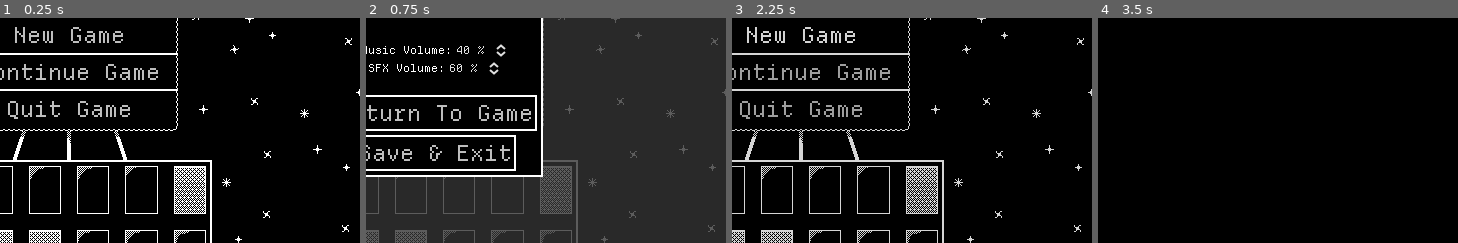
Above: before the commit, frames 1-4 (left to right).
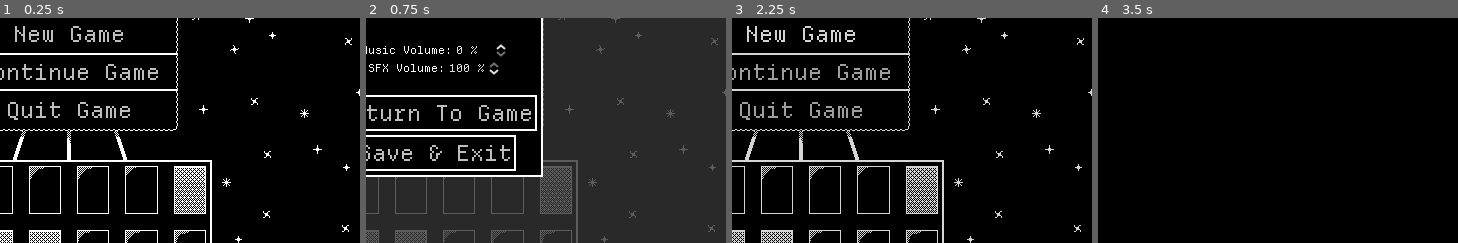
Above: after the commit, the same moments.

Repository: GemDust0/TooBigToFail
Game: Godot game, scene res://Scenes/TitleScreen.tscn
Two runs of this game, one before a commit and one after it. Both use one fixed random seed, a clock stepped at 60 frames per second and the inputs below.
Inputs (mouse positions are % of the whole screen's width and height, from its top left):
- Up to frame 1 (0.25 s): no input
- Up to frame 2 (0.75 s): click (4, 94) at 0.5 s
- Up to frame 3 (2.25 s): click "Return To Game" at 1.25 s; click "New Game" at 2 s
- Up to frame 4 (3.5 s): tap Enter (enter) at 2.75 s; move the mouse to (72, 45) at 2.77 s; hold Enter (enter) from 2.78 s (still down); click (72, 45) at 3.05 s
The pictures show only the part of the screen within x 40-90%, y 38-88%; the shares and areas given below are measured in that part.

The runs differ from the first frame. In frame 1, 0.6% of the frame differs, in the area x 2-37%, y 3-46%; in frame 2, 0.2%; in frame 3, 0.6%; in frame 4, nothing differs.

Commit message:
More SFX

Diff:
--- a/Scenes/EmployeeSequence.tscn
+++ b/Scenes/EmployeeSequence.tscn
@@ -26,6 +26,7 @@
 theme_override_font_sizes/font_size = 22
 text = "Submit
 "
+metadata/_edit_use_anchors_ = true
 
 [node name="HUD" type="TileMapLayer" parent="." unique_id=1897598126]
 tile_map_data = PackedByteArray("AACPAAMAAAACAAEAAACPAAIAAAACAAEAAACPAAEAAAACAAEAAACPAAAAAAACAAAAAACOAAMAAAABAAEAAACOAA …(18352 unchanged characters)…
@@ -40,6 +41,7 @@
 text = "100%"
 horizontal_alignment = 2
 vertical_alignment = 1
+metadata/_edit_use_anchors_ = true
 
 [node name="PerformanceIcon" type="Sprite2D" parent="HUD" unique_id=613130845]
 position = Vector2(645, 20)
@@ -54,8 +56,10 @@
 theme_override_font_sizes/font_size = 22
 text = "Daily Quota: 0/4"
 vertical_alignment = 1
+metadata/_edit_use_anchors_ = true
 
 [node name="TransitionObject" parent="." unique_id=1894568809 instance=ExtResource("7_1ws3y")]
+metadata/_edit_use_anchors_ = true
 
 [node name="GameMenu" parent="." unique_id=873510849 instance=ExtResource("8_s7mt1")]
 anchors_preset = 2
@@ -67,5 +71,6 @@
 offset_bottom = -48.0
 grow_horizontal = 1
 grow_vertical = 0
+metadata/_edit_use_anchors_ = true
 
 [connection signal="pressed" from="Submit" to="." method="_on_submit_pressed"]
--- a/Scenes/TitleScreen.tscn
+++ b/Scenes/TitleScreen.tscn
@@ -38,16 +38,18 @@
 offset_bottom = 57.0
 grow_horizontal = 2
 grow_vertical = 2
-theme_override_constants/separation = 9
+theme_override_constants/separation = 0
 alignment = 1
 
 [node name="NewGame" type="Button" parent="CanvasLayer/VBoxContainer" unique_id=489960652]
+custom_minimum_size = Vector2(0, 38)
 layout_mode = 2
 size_flags_vertical = 0
 theme_override_font_sizes/font_size = 22
 text = "New Game"
 
 [node name="ContinueGame" type="Button" parent="CanvasLayer/VBoxContainer" unique_id=656783921]
+custom_minimum_size = Vector2(0, 38)
 layout_mode = 2
 size_flags_vertical = 4
 theme_override_font_sizes/font_size = 22
@@ -55,6 +57,7 @@
 text = "Continue Game"
 
 [node name="ExitGame" type="Button" parent="CanvasLayer/VBoxContainer" unique_id=1492597337]
+custom_minimum_size = Vector2(0, 38)
 layout_mode = 2
 size_flags_vertical = 8
 theme_override_font_sizes/font_size = 22
--- a/Scripts/AudioPlayer.gd
+++ b/Scripts/AudioPlayer.gd
@@ -4,7 +4,7 @@
 var default_volume: int = 2
 
 var max_sfx_volume: int = 4
-var cur_sfx_volume: float = 2
+var cur_sfx_volume: float = linear_to_db(2)
 
 func _ready() -> void:
 	process_mode = Node.PROCESS_MODE_ALWAYS
--- /dev/null
+++ b/Scripts/ButtonPress.gd
@@ -0,0 +1,14 @@
+extends AudioStreamPlayer
+
+func _ready() -> void:
+	stream = AudioStreamWAV.load_from_file("res://Assets/380145__yottasounds__computer-keyboard-single-key-type-5-shift.wav")
+
+func play_sound(variation: float=0.1, base: float=1.0, start_time:float=0.05) -> void:
+	pitch_scale = randf() * variation + base
+	volume_db = AudioPlayer.cur_sfx_volume
+	play(start_time)
+
+func bind_button(button: BaseButton, variation: float=0.1, base: float=1.1, start_time:float=0.07) -> void:
+	var function: Callable = play_sound.bind(variation, base, start_time)
+	button.mouse_entered.connect(function)
+	button.button_down.connect(function)
--- a/Scripts/CodeEditor.gd
+++ b/Scripts/CodeEditor.gd
@@ -6,14 +6,17 @@
 var prevText: String = ""
 var prevColumn: int = 0
 var isFocused: bool
+var play_sound: bool = false
 
 @onready var previewNode: RichTextLabel = $Preview
 @onready var initialText: String = tabs_to_spaces(previewNode.text)
 @onready var inputNode: CodeEdit = $Preview/Input
+@onready var gameMenu: GameMenu = $"../GameMenu"
 
 func _ready() -> void:
 	focus()
 	inputNode.size.x += inputNode.position.x + 5
+	gameMenu.closed.connect(focus)
 
 func focus() -> void:
 	isFocused = true
@@ -46,6 +49,9 @@
 		inputNode.set_caret_line(caret_line)
 		inputNode.set_caret_column(prevColumn)
 		return
+
+	if play_sound:
+		ButtonPress.play_sound(0.2, 1.1, 0.07)
 
 	previewNode.clear()
 	previewNode.append_text("[color=#%s]" % untypedCol)
@@ -93,11 +99,13 @@
 	prevColumn = inputNode.get_caret_column()
 
 func change_code(new_code: String) -> void:
+	play_sound = false
 	prevText = ""
 	prevColumn = 0
 	initialText = tabs_to_spaces(new_code)
 	inputNode.text = ""
 	_on_input_text_changed()
+	play_sound = true
 
 func get_correctness() -> float:
 	if inputNode.text.length() == 0:
--- a/Scripts/CorporateSim.gd
+++ b/Scripts/CorporateSim.gd
@@ -25,6 +25,9 @@
 	instance = self
 
 func _ready() -> void:
+	ButtonPress.bind_button($UI/TargetReached/ButtonMargin/ButtonMargin/Confirm)
+	ButtonPress.bind_button($UI/RelicUnlock/ButtonMargin/VBoxContainer/ButtonMargin/ButtonMargin/RelicConfirm)
+	ButtonPress.bind_button(%HandInTargetButton)
 	SaveManager.save_node = self
 	if SaveManager.loaded:
 		money = 0
--- a/Scripts/Dialogue.gd
+++ b/Scripts/Dialogue.gd
@@ -63,4 +63,5 @@
 	elif character in [".", "?", "!", ","]:
 		period_timer.start()
 	else:
+		ButtonPress.play_sound(0.1, 0.6)
 		character_timer.start()
--- a/Scripts/EmployeeGrid.gd
+++ b/Scripts/EmployeeGrid.gd
@@ -151,6 +151,7 @@
 		if event.is_action_pressed("left_click"):
 			var cursor_grid_pos: Vector2i = get_cursor_grid_pos()
 			if cursor_grid_pos != Vector2i(-1, -1) && grid[cursor_grid_pos].employee != null:
+				ButtonPress.play_sound(0.1, 1.1, 0.07)
 				held = grid[cursor_grid_pos].employee
 				held.global_position = get_global_mouse_position() - held.size/2
 				held.z_index += 1
@@ -170,10 +171,12 @@
 				money_produced.emit(sell_value)
 				last_change = Time.get_ticks_msec()
 			elif cursor_grid_pos != Vector2i(-1, -1):
+				ButtonPress.play_sound(0.1, 1.1, 0.07)
 				grid[held.grid_pos].switch_employee(grid[cursor_grid_pos], cursor_grid_pos)
 				check_grid_for_relics()
 				last_change = Time.get_ticks_msec()
 			else:
+				ButtonPress.play_sound(0.05, 0.6, 0.07)
 				held.position = Vector2.ZERO
 			held = null
 			sell_area.hide()
--- a/Scripts/EmployeeSequence.gd
+++ b/Scripts/EmployeeSequence.gd
@@ -12,6 +12,7 @@
 @onready var transition_object: TransitionObject = $TransitionObject
 
 func _ready() -> void:
+	ButtonPress.bind_button($Submit)
 	SaveManager.save_node = self
 	if SaveManager.loaded:
 		scores = SaveManager.loaded_file.get_var()
@@ -26,11 +27,13 @@
 		else:
 			performanceIcon.texture = faces[2]
 		codeEditor.change_code(codeArray[code_index - 1].replace("[\\n]", "\n").replace("[\\t]", "\t"))
+		codeEditor.play_sound = false
 		codeEditor.inputNode.text = SaveManager.loaded_file.get_var()
 		codeEditor.inputNode.set_caret_line(SaveManager.loaded_file.get_64())
 		codeEditor.inputNode.set_caret_column(SaveManager.loaded_file.get_64())
 		codeEditor._on_input_text_changed()
 		codeEditor.focus()
+		codeEditor.play_sound = true
 	else:
 		_on_submit_pressed()
 
--- a/Scripts/EmployeeShop.gd
+++ b/Scripts/EmployeeShop.gd
@@ -70,14 +70,19 @@
 	if get_global_mouse_position().y < slots_node.global_position.y:
 		grid.description.hide_description(grid.description.show_locked)
 		grid.description.change_show_locked(true, self)
-		slot_highlight.hide()
+		if slot_highlight.visible:
+			ButtonPress.play_sound(0.1, 1.1, 0.07)
+			slot_highlight.hide()
 		return
 	var shop_cursor_pos: Vector2 = slots_node.get_local_mouse_position()
 	if shop_cursor_pos.x > 0 && shop_cursor_pos.x < slots_node.size.x:
 		var hovered_slot: int = int(shop_cursor_pos.y / slots_node.get_theme_constant("separation"))
 		if hovered_slot < slots.size():
 			if slots[hovered_slot].employee != null:
-				slot_highlight.position.y = 86 + hovered_slot*34
+				var new_highlight_pos: int = 86 + hovered_slot*34
+				if new_highlight_pos != slot_highlight.position.y || !slot_highlight.visible:
+					ButtonPress.play_sound(0.1, 1.1, 0.07)
+				slot_highlight.position.y = new_highlight_pos
 				if CorporateSim.instance.money < slots[hovered_slot].cost:
 					slot_highlight.color = slot_expensive_color
 				else:
@@ -94,6 +99,7 @@
 	if event.is_action_pressed("left_click") && slot_highlight.visible:
 		var slot: ShopSlot = slots[(slot_highlight.position.y - 86) / 34]
 		if slot.employee != null && CorporateSim.instance.money >= slot.cost:
+			ButtonPress.play_sound(0.1, 1.1, 0.07)
 			held = slot
 			held.employeeIcon.global_position = get_global_mouse_position() - held.employeeIcon.size/2
 			held.employeeIcon.z_index += 1
@@ -101,13 +107,19 @@
 			grid.description.change_show_locked(true, self)
 			grid.paint_locked = true
 			grid.highlight_filled = false
+		else:
+			ButtonPress.play_sound(0.05, 0.6, 0.07)
+
 	elif event.is_action_released("left_click") && held != null:
 		var cursor_grid_pos: Vector2i = grid.get_cursor_grid_pos()
 		if cursor_grid_pos != Vector2i(-1, -1) && grid.grid[cursor_grid_pos].employee == null:
+			ButtonPress.play_sound(0.1, 1.1, 0.07)
 			grid.add_employee(cursor_grid_pos, held.employee)
 			CorporateSim.instance.add_money(-held.cost)
 			held.set_employee(null)
 			held.update_description(CorporateSim.instance.money)
+		else:
+			ButtonPress.play_sound(0.05, 0.6, 0.07)
 		held.employeeIcon.position = Vector2.ZERO
 		held.employeeIcon.z_index -= 1
 		held = null
--- a/Scripts/GameMenu.gd
+++ b/Scripts/GameMenu.gd
@@ -1,9 +1,16 @@
 class_name GameMenu extends Control
+
+signal closed
 
 @onready var menu: CanvasLayer = $MenuLayer
 @onready var settings_highlight: ColorRect = %SettingsHighlight
 static var is_open: bool = false
 static var icon_hovered: bool = false
+
+func _ready() -> void:
+	ButtonPress.bind_button($IconContainer/ColorRect/MarginContainer/MarginContainer/SettingsIcon/SettingsButton)
+	ButtonPress.bind_button($MenuLayer/MenuGrayout/MenuContainer/MarginContainer/MarginContainer/VBoxContainer/MarginContainer2/MarginContainer/MarginContainer/Return)
+	ButtonPress.bind_button($MenuLayer/MenuGrayout/MenuContainer/MarginContainer/MarginContainer/VBoxContainer/MarginContainer/MarginContainer/MarginContainer/SaveExit)
 
 func open() -> void:
 	%MusicVolumeSpinBox.value = AudioPlayer.volume_linear / AudioPlayer.max_volume * 100
@@ -17,11 +24,14 @@
 	menu.visible = false
 	get_tree().paused = false
 	is_open = false
+	closed.emit()
 
 func _on_music_volume_changed(value: float) -> void:
+	ButtonPress.play_sound(0.1, 1.1, 0.07)
 	AudioPlayer.volume_linear = AudioPlayer.max_volume * value / 100
 
 func _on_sfx_volume_changed(value: float) -> void:
+	ButtonPress.play_sound(0.1, 1.1, 0.07)
 	AudioPlayer.cur_sfx_volume = linear_to_db(AudioPlayer.max_sfx_volume * value / 100)
 
 func _on_save_exit_pressed() -> void:
--- a/Scripts/TitleScreen.gd
+++ b/Scripts/TitleScreen.gd
@@ -3,6 +3,9 @@
 @onready var transition_object: TransitionObject = $CanvasLayer/TransitionObject
 
 func _ready() -> void:
+	ButtonPress.bind_button($CanvasLayer/VBoxContainer/NewGame)
+	ButtonPress.bind_button($CanvasLayer/VBoxContainer/ContinueGame)
+	ButtonPress.bind_button($CanvasLayer/VBoxContainer/ExitGame)
 	SaveManager.save_node = null
 	if SaveManager.loaded_file != null:
 		$CanvasLayer/VBoxContainer/ContinueGame.disabled = false
--- a/project.godot
+++ b/project.godot
@@ -19,6 +19,7 @@
 
 AudioPlayer="*uid://c07gvv5ykuvfa"
 SaveManager="*uid://csn24e8ngbe7e"
+ButtonPress="*uid://g35sytuxgnwi"
 
 [debug]
 
Not shown, added: Assets/380145__yottasounds__computer-keyboard-single-key-type-5-shift.wav.import
Binary file changed: Save.txt
Not shown, added: Scripts/ButtonPress.gd.uid
Binary file changed: Settings.txt
Not shown, added: Assets/380145__yottasounds__computer-keyboard-single-key-type-5-shift.wav
